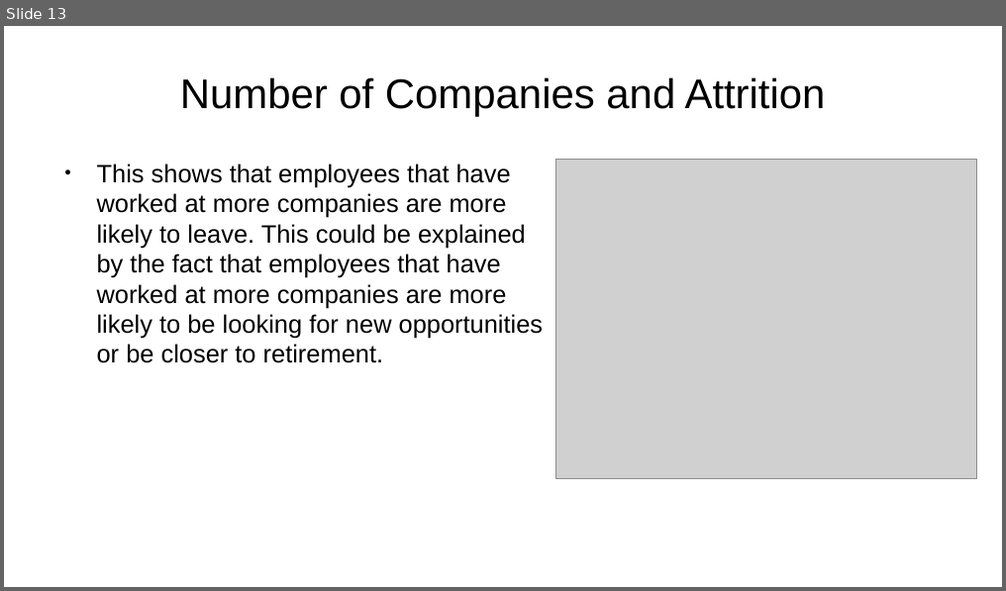
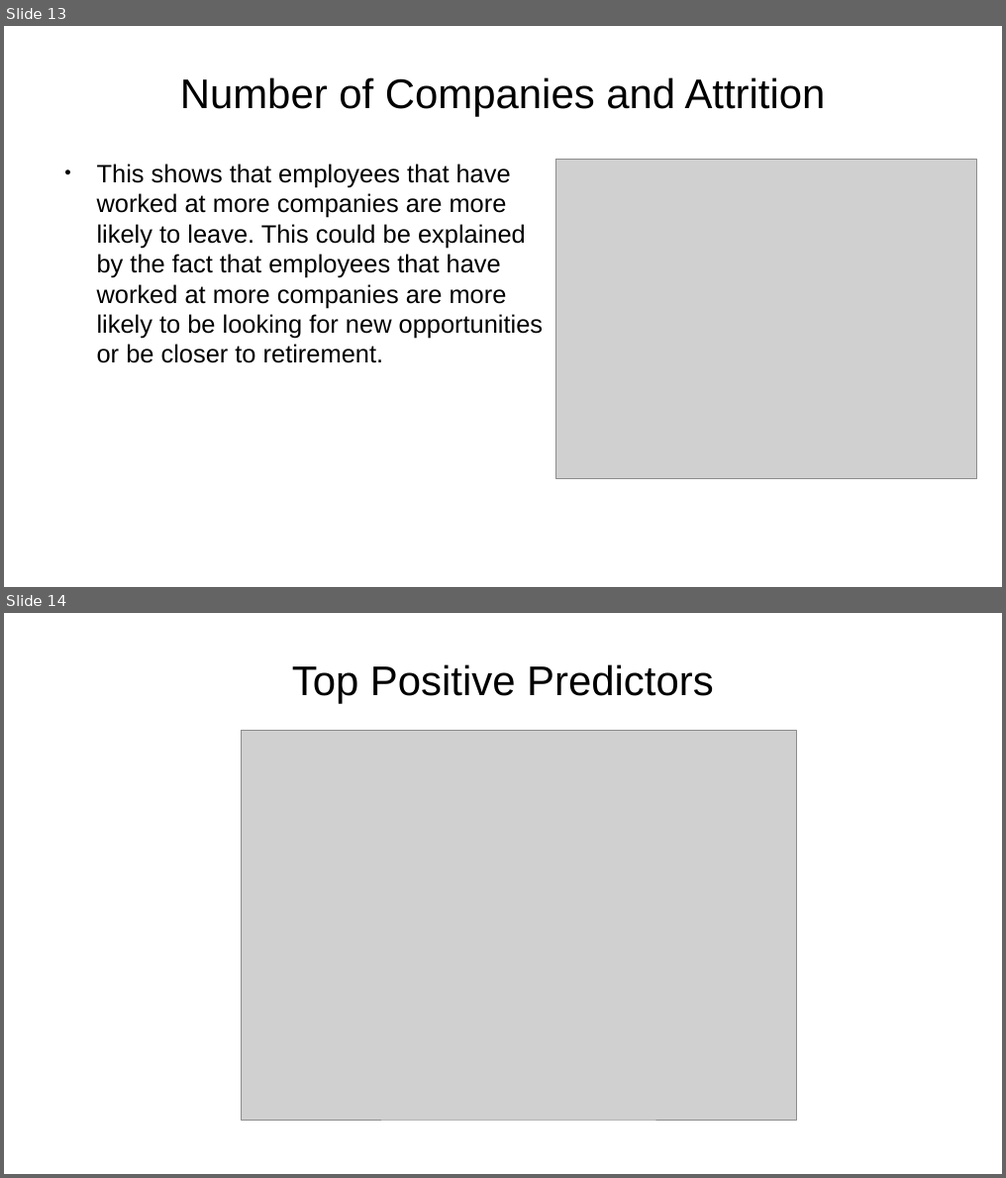
Before and after one commit to sbowler/project-one, a slide deck: presentations/project2_presentation.pptx. Shown one above the other, each under a label of ours: slide 13 before the commit, slides 13 and 14 after it. The pictures are 1006x591 and 1006x1178 pixels, drawn with LibreOffice and Linux fonts; fonts in the diff are those of the drawing; grey boxes stand for pictures; background and template pictures are left out. Boxes give left, top, right and bottom in pixels: in the first picture for what was removed or moved away, otherwise in the second. Text is boxed around its words. In the diff, an @@ line names an element or a change of style, - is before the commit and + after.

```diff
--- a/presentations/project2_presentation.pptx
+++ b/presentations/project2_presentation.pptx
@@ slide 14 added at [4, 613, 1002, 1174], background picture (left out) @@
@@ title added at [292, 664, 714, 704], 33 pt, text #000000 @@
+Top Positive Predictors
@@ picture added at [242, 731, 796, 1120] @@
```
Also in this commit, not shown: 14 other slides changed, 1 other slide added.
